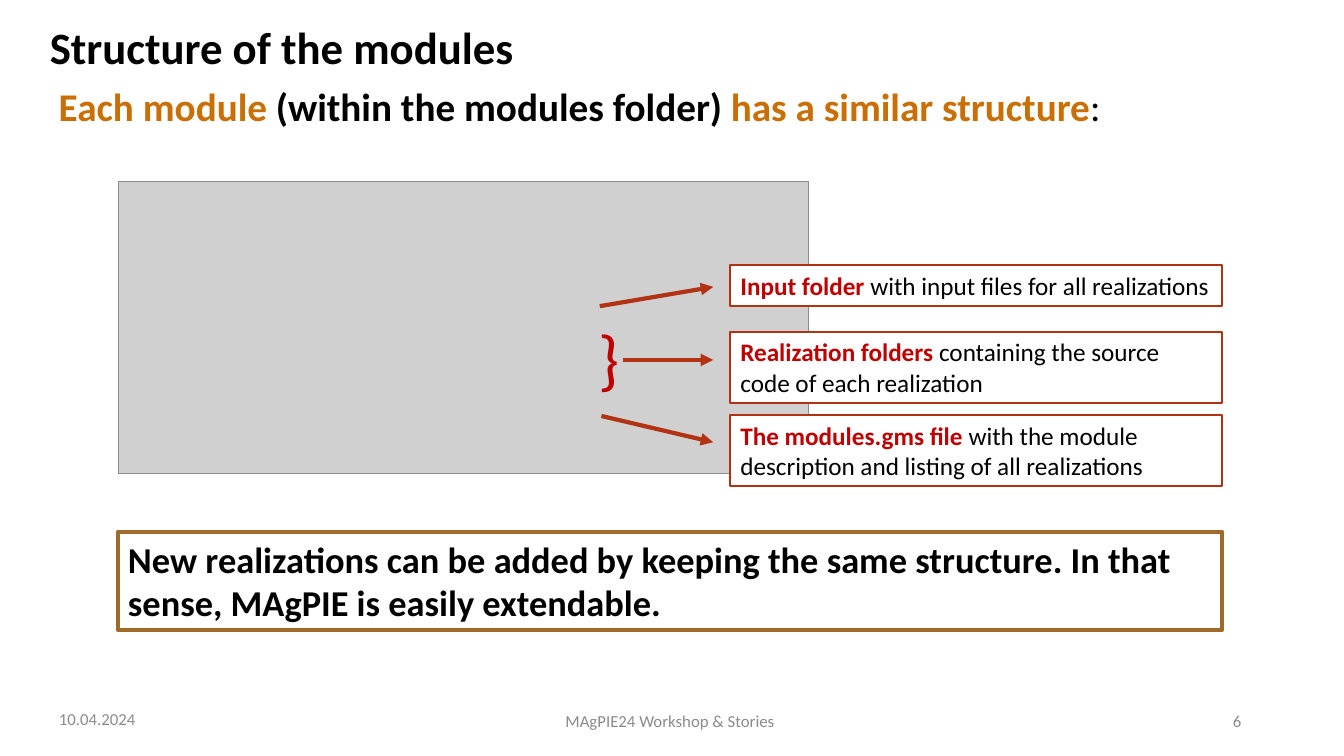
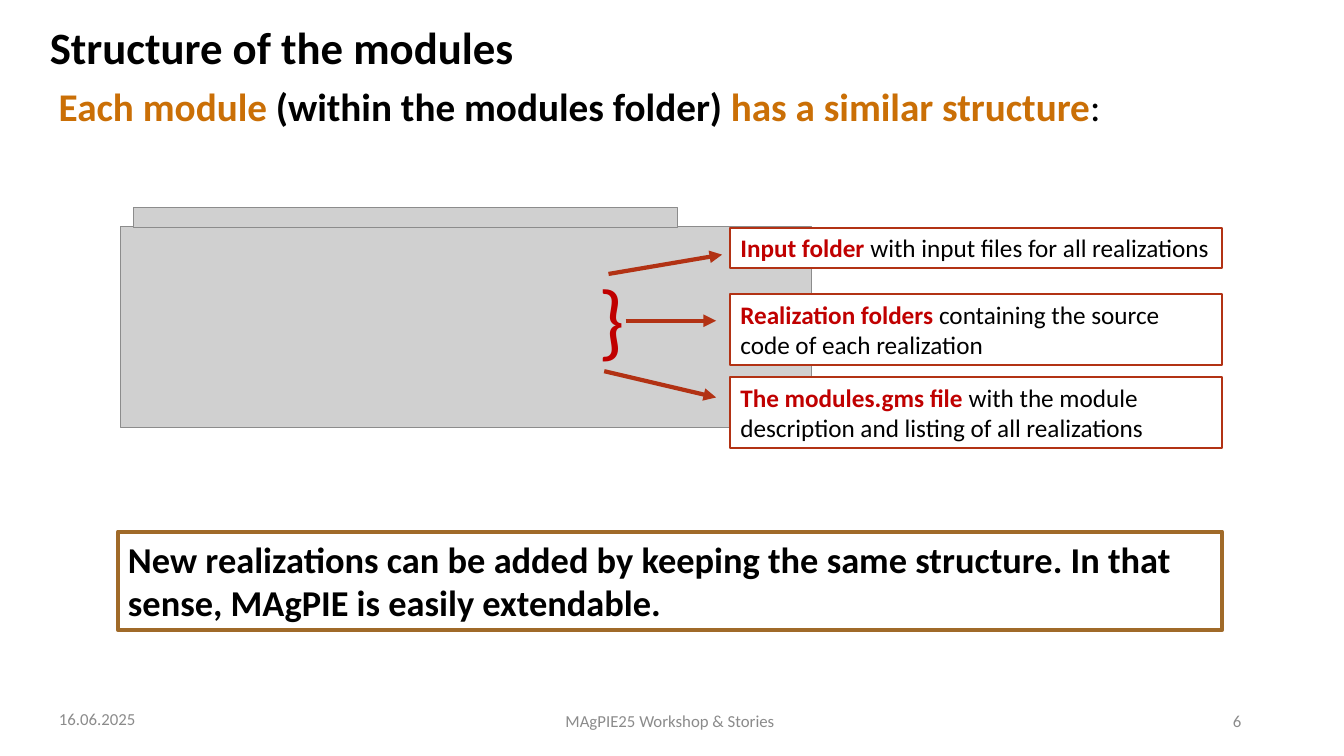
Before and after one commit to magpiemodel/magpiemodel.github.io, a slide deck: slide 6 of assets/slides/GAMS code, modules & realizations.pptx. Drawn at 1344x756 pixels with LibreOffice and Linux fonts; fonts in the diff are those of the drawing; grey boxes stand for pictures; background and template pictures are left out. Boxes give left, top, right and bottom in pixels: in the first picture for what was removed or moved away, otherwise in the second. Text is boxed around its words. In the diff, an @@ line names an element or a change of style, - is before the commit and + after.

```diff
--- a/assets/slides/GAMS code, modules & realizations.pptx
+++ b/assets/slides/GAMS code, modules & realizations.pptx
@@ picture added at [134,208,678,228] @@
@@ picture: place and size @@
-picture at [118,181,809,474]
+picture at [121,227,812,429]
@@ rectangle "Input folder with input files ...": place and size @@
-rectangle "Input folder with input files ..." at [731,265,1223,306]
+rectangle "Input folder with input files ..." at [731,228,1223,268]
@@ text "}": place and size @@
-text "}" at [589,312,615,403]
+text "}" at [589,261,657,373]
@@ text "}" at [589,261,657,373]: size 48 to 60 pt @@
@@ arrow moved from (600, 307) - (714, 287) to (609, 274) - (722, 255) @@
@@ rectangle "Realization folders containing the source ...": place and size @@
-rectangle "Realization folders containing the source ..." at [731,332,1223,403]
+rectangle "Realization folders containing the source ..." at [731,294,1223,366]
@@ arrow moved from (623, 360) - (714, 360) to (626, 321) - (716, 321) @@
@@ arrow moved from (602, 416) - (714, 443) to (604, 371) - (716, 397) @@
@@ rectangle "The modules.gms file with the ...": place and size @@
-rectangle "The modules.gms file with the ..." at [731,415,1223,487]
+rectangle "The modules.gms file with the ..." at [731,377,1223,449]
@@ text at [59,714,135,725]: text changed @@
-10.04.2024
+16.06.2025
@@ text at [565,715,775,730]: text changed @@
-MAgPIE24 Workshop & Stories
+MAgPIE25 Workshop & Stories
```
Also in this commit, not shown: 11 other slides changed, 1 other file.
